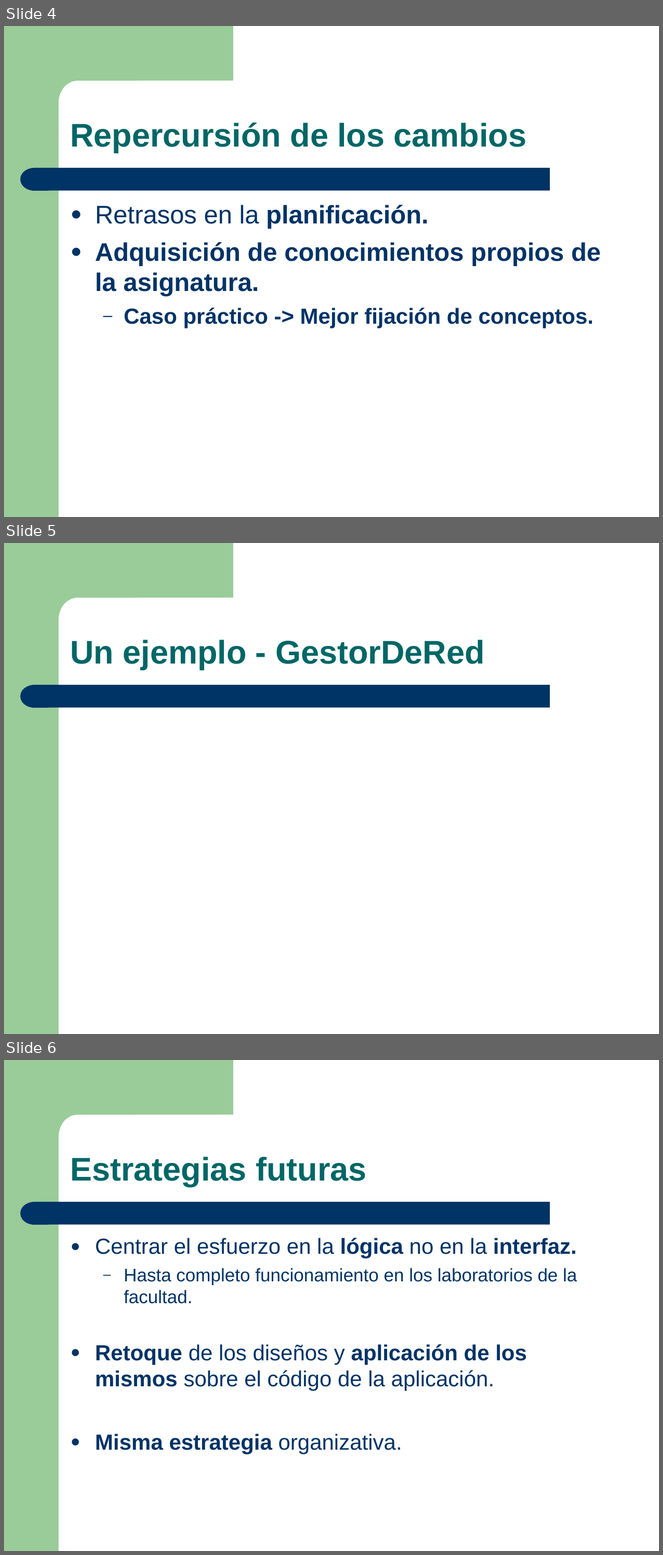
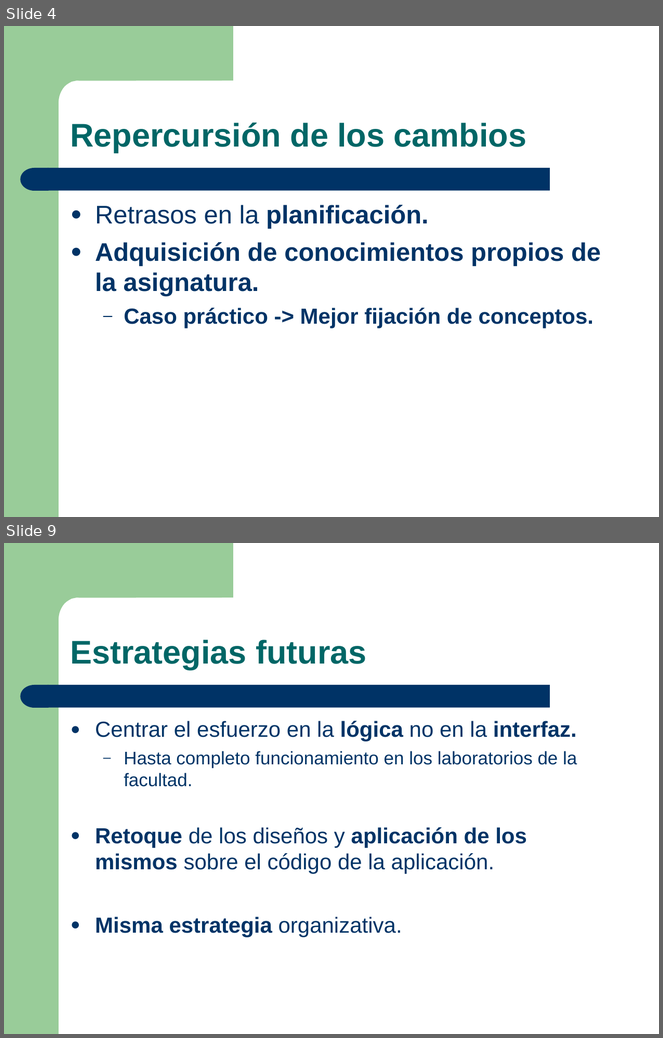
Before and after one commit to munsuri/egorilla, a slide deck: doc/presentaciones/Presentacion_01-04-2009.ppt. Shown one above the other, each under a label of ours: slides 4, 5 and 6 before the commit, slides 4 and 9 after it; the slides between them are not shown. The pictures are 663x1555 and 663x1038 pixels, drawn with LibreOffice and Linux fonts; fonts in the diff are those of the drawing. Boxes give left, top, right and bottom in pixels: in the first picture for what was removed or moved away, otherwise in the second. Text is boxed around its words. In the diff, an @@ line names an element or a change of style, - is before the commit and + after.

```diff
--- a/doc/presentaciones/Presentacion_01-04-2009.ppt
+++ b/doc/presentaciones/Presentacion_01-04-2009.ppt
@@ slide 5 removed at <box>4,543,659,1034</box>, background #FFFFFF; not listed: 4 template elements that a slide beside it also shows @@
@@ text removed at <box>70,640,484,669</box> @@
-Un ejemplo - GestorDeRed
@@ what was slide 6 is now slide 9 @@
```
Also in this commit, not shown: 3 slides changed, 4 slides added.
